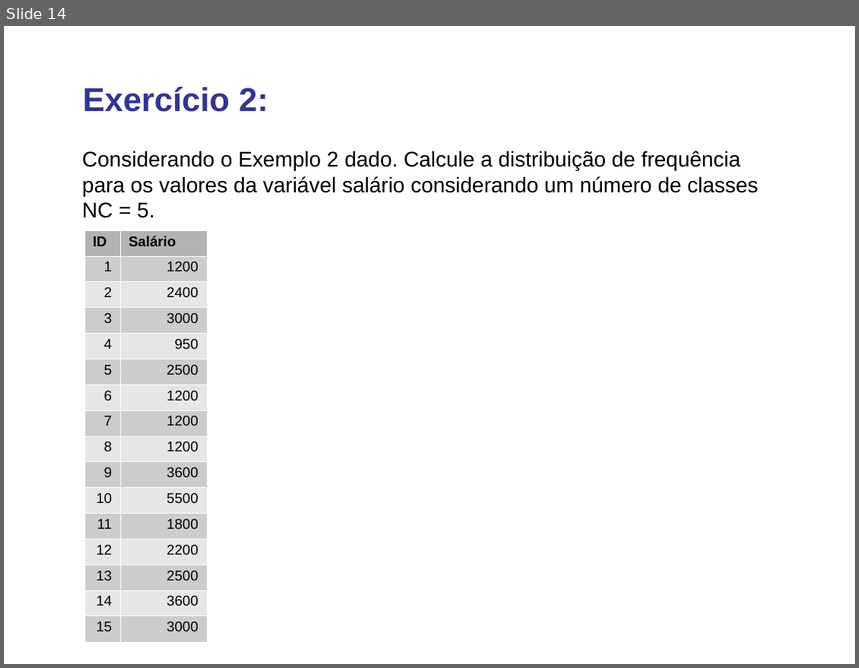
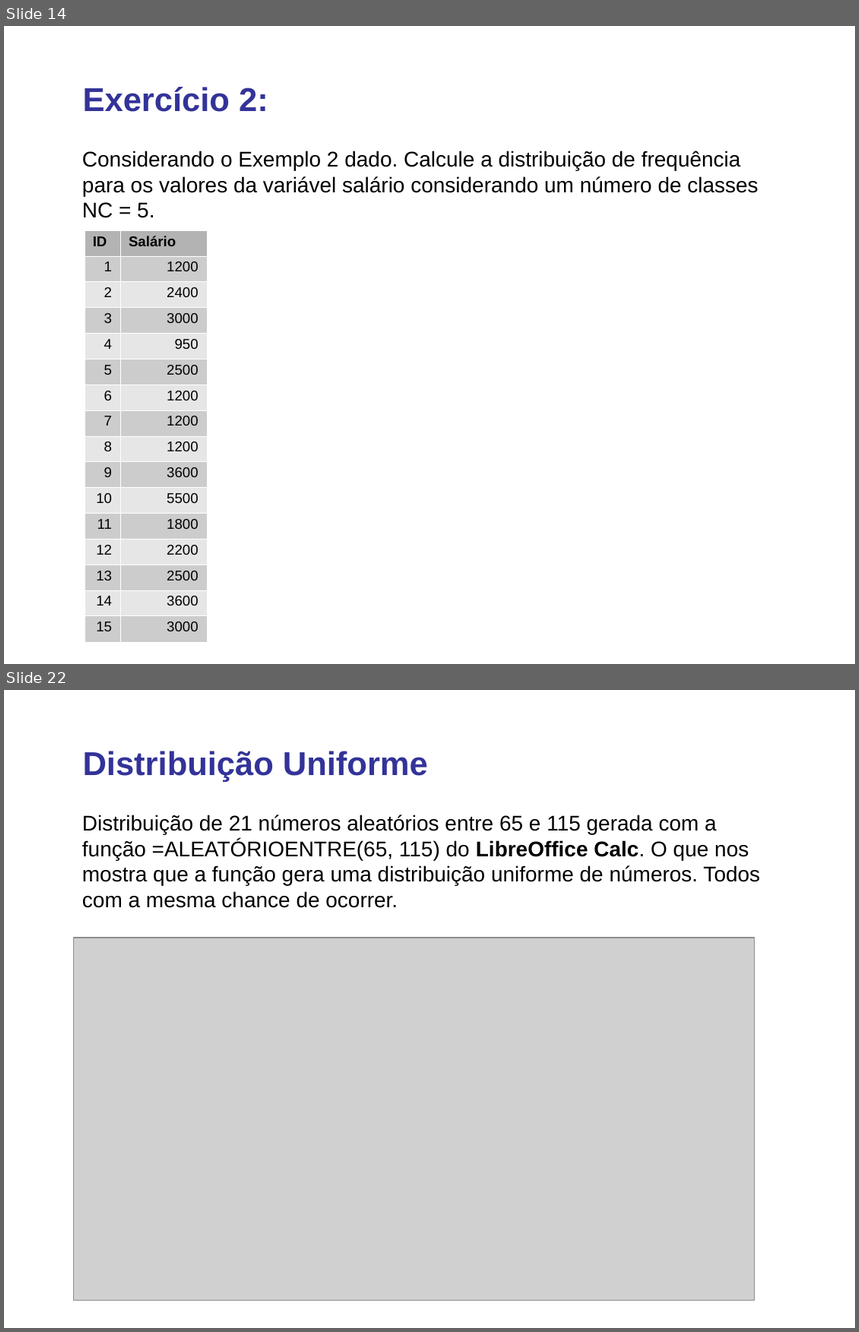
Before and after one commit to lansaviniec/estatistica, a slide deck: 2 resumos_e graficos_de_dados.ppt. Shown one above the other, each under a label of ours: slide 14 before the commit, slides 14 and 22 after it; the slides between them are not shown. The pictures are 859x668 and 859x1332 pixels, drawn with LibreOffice and Linux fonts; fonts in the diff are those of the drawing; grey boxes stand for pictures. Boxes give left, top, right and bottom in pixels: in the first picture for what was removed or moved away, otherwise in the second. Text is boxed around its words. In the diff, an @@ line names an element or a change of style, - is before the commit and + after.

```diff
--- a/2 resumos_e graficos_de_dados.ppt
+++ b/2 resumos_e graficos_de_dados.ppt
@@ slide 22 added at (x1=4, y1=690, x2=855, y2=1328), background #FFFFFF @@
@@ text added at (x1=83, y1=751, x2=428, y2=782), 28 pt, text #333399, bold @@
+Distribuição Uniforme
@@ text added at (x1=82, y1=815, x2=760, y2=908), 18 pt, text #000000 @@
+Distribuição de 21 números aleatórios entre 65 e 115 gerada com a função =ALEATÓRIOENTRE(65, 115) do LibreOffice Calc. O que nos mostra que a função gera uma distribuição uniforme de números. Todos com a mesma chance de ocorrer.
@@ picture added at (x1=74, y1=938, x2=755, y2=1300) @@
```
Also in this commit, not shown: 9 other slides added.
